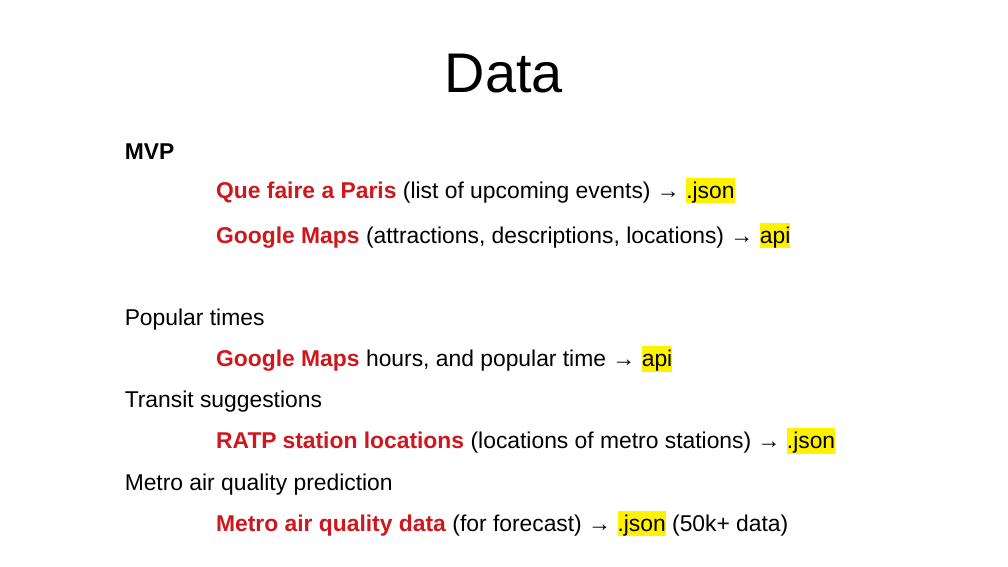
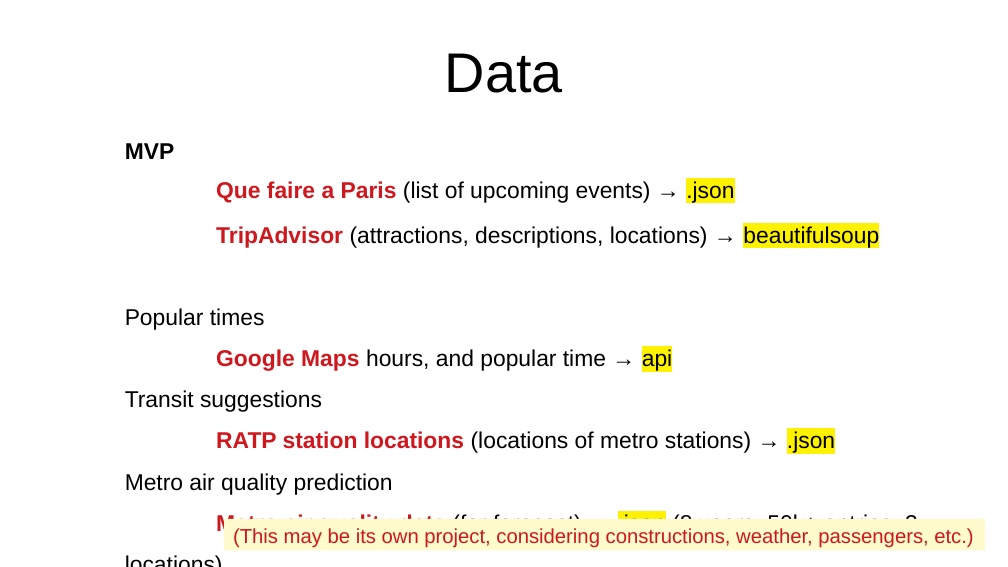
Before and after one commit to aety/insight, a slide deck: slide 3 of wk2_ideas.odp. Drawn at 1008x567 pixels with LibreOffice and Linux fonts; fonts in the diff are those of the drawing. Boxes give left, top, right and bottom in pixels: in the first picture for what was removed or moved away, otherwise in the second. Text is boxed around its words. In the diff, an @@ line names an element or a change of style, - is before the commit and + after.

```diff
--- a/wk2_ideas.odp
+++ b/wk2_ideas.odp
@@ text at <box>216,226,879,249</box>: text changed @@
-Google Maps (attractions, descriptions, locations) → api
+TripAdvisor (attractions, descriptions, locations) → beautifulsoup
@@ text at <box>216,513,918,537</box>: text changed @@
-Metro air quality data (for forecast) → .json (50k+ data)
+Metro air quality data (for forecast) → .json (8 years, 50k+ entries, 3 locations)
@@ rectangle added at <box>224,520,985,552</box>, fill #FFFBCC, 16 pt, text #CE181E @@
+(This may be its own project, considering constructions, weather, passengers, etc.)
```
Also in this commit, not shown: 1 other slide changed.
